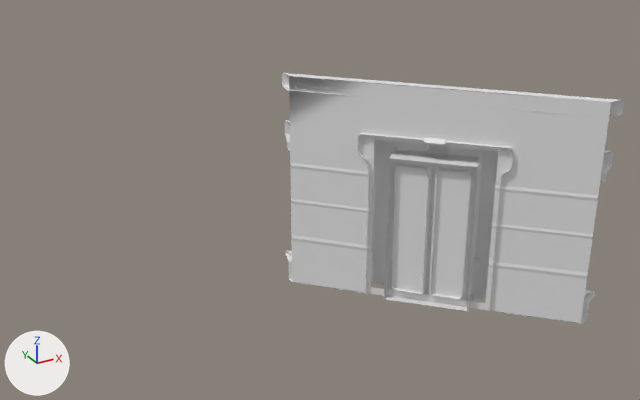
One commit to the FBX model Assets/3D_Assets/Enviro/Coin_45/Fenetre_03_Coin_45.fbx: the scene before it, then after it.
Camera for both pictures: a 50 mm camera at (-7.1, -26.0, 13.5) aimed at (1.6, -10.1, 5.5). The axes (+X, +Y, +Z) are drawn at lower left. The lights are the same throughout. Where no turn or scale is listed for an object, it has been applied to the vertices. Vertices at the same position are counted once.
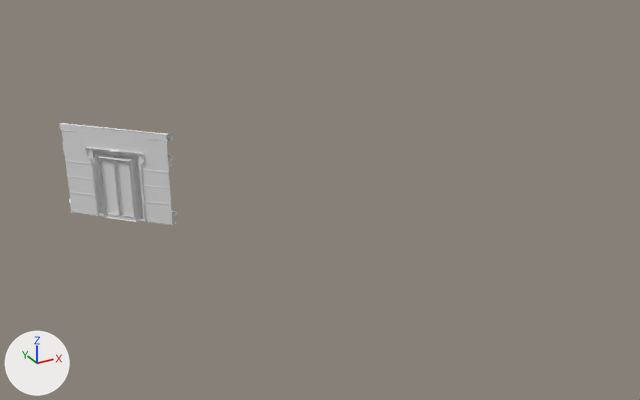
The change, as a diff of the scene's bpy script:
```diff
--- a/Assets/3D_Assets/Enviro/Coin_45/Fenetre_03_Coin_45.fbx.py
+++ b/Assets/3D_Assets/Enviro/Coin_45/Fenetre_03_Coin_45.fbx.py
@@ me_cube_030 @@
 # used by ob_cube_024; location = (-1.53, -18.16, 8.85)
-me_cube_030.from_pydata(...)  # 2435 vertices, 1982 faces; spans x -0.64..2.4, y -0.71..2.3, z -1.51..1.49
+me_cube_030.from_pydata(...)  # 2436 vertices, 1982 faces; spans x -1.53..1.24, y -1.5..1.24, z -1.51..1.5
+# me_cube_030 part 1: the loose piece of 4 vertices spanning x 0.39..0.71, y 0.73..1.05, z -1.38..0.46 is moved by (-0.98, -0.98, 0.0)
+# me_cube_030 part 2: the loose piece of 4 vertices spanning x 0.75..1.08, y 0.36..0.69, z -1.38..0.46 is moved by (-0.98, -0.98, 0.0)
+# me_cube_030 part 3: the loose piece of 311 vertices spanning x 0.76..1.6, y -0.01..0.81, z -1.5..0.83 is moved by (-0.98, -0.98, 0.0)
+# me_cube_030 part 4: the loose piece of 311 vertices spanning x 0.01..0.83, y 0.73..1.58, z -1.49..0.83 is moved by (-0.98, -0.98, 0.0)
+# me_cube_030 part 5: the loose piece of 525 vertices spanning x 0.59..1.07, y 0.57..1.04, z 0.54..0.85 is moved by (-0.98, -0.98, 0.0)
+# me_cube_030 part 6: the loose piece of 163 vertices spanning x 0.26..1.18, y 0.24..1.15, z -1.5..0.56 is moved by (-0.98, -0.98, 0.0)
+# me_cube_030 part 7: the loose piece of 44 vertices spanning x -0.6..0.31, y 1.29..2.29, z -1.51..-1.08 is multiplied about its middle by the matrix ((0.936, 0.033, -0.001), (0.064, 0.967, 0.001), (0.0, 0.0, 1.0)), then moved by (-0.94, -1.02, 0.0)
+# me_cube_030 part 8: the loose piece of 44 vertices spanning x 1.32..2.39, y -0.71..0.28, z -1.51..-1.08 is multiplied about its middle by the matrix ((0.935, 0.125, 0.002), (0.071, 0.864, -0.002), (0.0, 0.0, 1.0)), then moved by (-1.07, -0.89, 0.0)
+# me_cube_030 part 9: the loose piece of 36 vertices spanning x -0.6..0.28, y 1.29..2.25, z 0.47..0.86 is multiplied about its middle by the matrix ((0.935, 0.034, -0.001), (0.064, 0.966, 0.001), (0.0, 0.0, 1.0)), then moved by (-0.94, -1.02, 0.0)
+# me_cube_030 part 10: the loose piece of 36 vertices spanning x 1.32..2.34, y -0.71..0.25, z 0.47..0.86 is multiplied about its middle by the matrix ((0.934, 0.127, 0.002), (0.072, 0.862, -0.002), (0.0, 0.0, 1.0)), then moved by (-1.07, -0.89, 0.0)
+# me_cube_030 part 11: a new loose piece of 52 vertices spanning x -1.5..1.04, y -1.5..1.03, z -1.51..1.5
+# me_cube_030 part 12: a new loose piece of 36 vertices spanning x -1.53..1.24, y -1.5..1.24, z 1.31..1.5
+# me_cube_030 part 13: the loose piece of 87 vertices spanning x -0.64..2.4, y -0.71..2.3, z -1.51..1.49 is deleted
@@ ob_cube_024 @@
 ob_cube_024 = bpy.data.objects.new('Cube.024', me_cube_030)
-ob_cube_024.location = (-1.53, -18.16, 8.85)
+ob_cube_024.location = (0.0, 0.0, 3.0)
```

Where the change shows, as pixel boxes [x1, y1, x2, y2] in the pictures (640 x 400 px; the box of a moved part takes in the faces that stretch with it):
'Cube.024', reshaped, moved (65% narrower, 59% shorter): before [282, 73, 624, 324]; after [59, 123, 178, 225]
part 1 of me_cube_030, moved or reshaped: before [391, 164, 431, 294]; after [102, 160, 120, 214]
part 2 of me_cube_030, moved or reshaped: before [429, 168, 472, 299]; after [117, 162, 135, 217]
part 3 of me_cube_030, moved or reshaped: before [441, 141, 514, 310]; after [120, 151, 146, 222]
part 4 of me_cube_030, moved or reshaped: before [358, 133, 429, 297]; after [86, 147, 115, 217]
part 5 of me_cube_030, moved or reshaped: before [424, 137, 449, 159]; after [110, 149, 124, 158]
part 6 of me_cube_030, moved or reshaped: before [384, 154, 479, 311]; after [98, 156, 138, 222]
part 7 of me_cube_030, moved or reshaped: before [285, 250, 372, 294]; after [69, 198, 101, 216]
part 8 of me_cube_030, moved or reshaped: before [487, 288, 596, 324]; after [150, 211, 178, 225]
part 9 of me_cube_030, moved or reshaped: before [285, 120, 375, 151]; after [62, 142, 94, 158]
part 10 of me_cube_030, moved or reshaped: before [500, 148, 613, 183]; after [167, 153, 173, 167]
part 11 of me_cube_030, added: after [61, 124, 173, 225]
part 12 of me_cube_030, added: after [59, 123, 173, 141]
part 13 of me_cube_030, deleted: before [282, 73, 624, 323]
